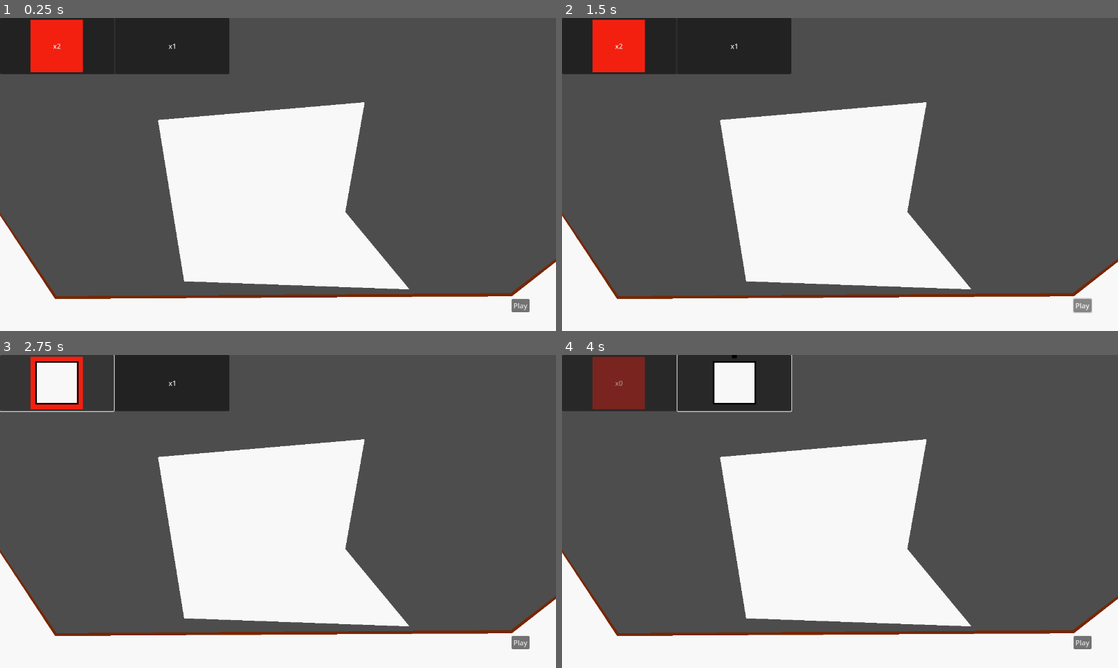
Above: before the commit, frames 1-4 (two rows, left to right).
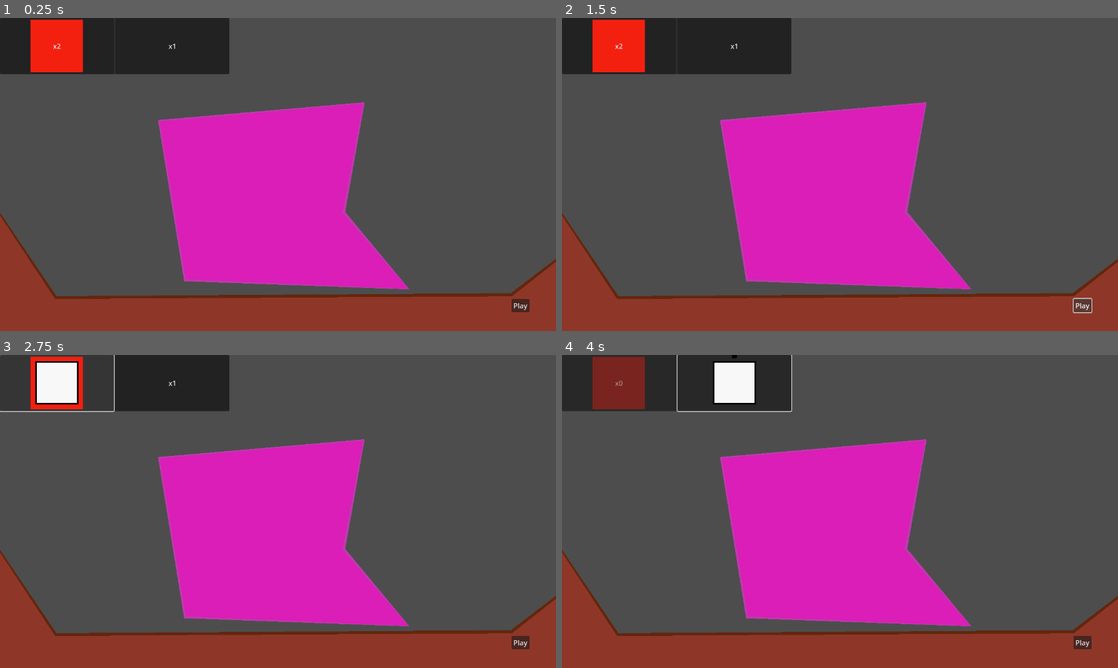
Above: after the commit, the same moments.

Repository: Xiul109/Basic_Principles_of_Autoreplicant_Engineering
Game: Godot game, scene res://main_scene.tscn
Two runs of this game, one before a commit and one after it. Both use one fixed random seed, a clock stepped at 60 frames per second and the inputs below.
Inputs:
- Up to frame 1 (0.25 s): no input
- Up to frame 2 (1.5 s): click "Play" at 0.5 s; click "Play" at 1.25 s
- Up to frame 3 (2.75 s): click "x2" at 2 s
- Up to frame 4 (4 s): click "x1" at 2.75 s; click "x1" at 3.5 s

The runs differ from the first frame. In frame 1, 32% of the frame differs, in the area x 0-100%, y 26-100%; in frame 2, 32%; in frame 3, 32%; in frame 4, 32%.

Commit message:
Visual improvements and for initializing levels

Diff:
--- a/UI/level_interface.gd
+++ b/UI/level_interface.gd
@@ -20,27 +20,36 @@
 		return
 	elif not replicant_editor.pieces_selector.are_all_pieces_placed():
 		return
-
+	# Setting copy
 	level.base_replicant.mode = Replicant.Mode.DEFAULT
 	var copy_reply = level.base_replicant.duplicate(4)
 	level.replicants_node.add_child(copy_reply)
 	level.active_replicants.append(copy_reply)
+	# Setting recovery copy
 	level.base_replicant.mode = Replicant.Mode.PLACED
 	level.base_replicant.hide()
 	level.base_replicant.set_physics_process(false)
 	recovery_position = level.base_replicant.position
 	level.base_replicant.position = Vector2.INF
-
-	level.timer.start()
+	# Hiding unuseful UI
 	$PlayButton.hide()
 	$StopButton.show()
+	level.building_area.hide()
+	# Starting timer
+	level.timer.start()
+
+
 
 
 func _on_stop_button_pressed():
+	# Stoping timer
 	level.timer.stop()
+	# Cleaning and recovering replicant
 	level.clean_replicants()
 	level.base_replicant.show()
 	level.base_replicant.set_physics_process(true)
 	level.base_replicant.position = recovery_position
+	# Showing again UI
 	$PlayButton.show()
 	$StopButton.hide()
+	level.building_area.show()
--- a/full_levels/level0.tscn
+++ b/full_levels/level0.tscn
@@ -26,4 +26,6 @@
 position = Vector2(635, 611)
 
 [editable path="building_area"]
+[editable path="building_area/PolygonView"]
 [editable path="static_obstacle"]
+[editable path="static_obstacle/PolygonView"]
--- a/game_elements/levels/elements/building_zone.tscn
+++ b/game_elements/levels/elements/building_zone.tscn
@@ -9,8 +9,11 @@
 
 [node name="PolygonView" parent="." node_paths=PackedStringArray("collision") instance=ExtResource("2_htkdy")]
 position = Vector2(0, -3)
-color = Color(0.300713, 0.108457, 0.448092, 1)
+color = Color(0.606046, 1.00112e-05, 0.416323, 1)
 collision = NodePath("../CollisionPolygon2D")
+
+[node name="InnerShape" parent="PolygonView" index="0"]
+color = Color(1, 0.190175, 0.896345, 0.635294)
 
 [node name="CollisionPolygon2D" type="CollisionPolygon2D" parent="."]
 
@@ -18,3 +21,5 @@
 [connection signal="area_exited" from="." to="." method="_on_area_exited"]
 [connection signal="body_entered" from="." to="." method="_on_body_entered"]
 [connection signal="body_exited" from="." to="." method="_on_body_exited"]
+
+[editable path="PolygonView"]
--- a/game_elements/levels/elements/static_obstacle.tscn
+++ b/game_elements/levels/elements/static_obstacle.tscn
@@ -7,6 +7,11 @@
 script = ExtResource("1_stb71")
 
 [node name="PolygonView" parent="." instance=ExtResource("2_32o3j")]
-color = Color(0.467077, 0.152368, 0.00432046, 1)
+color = Color(0.388744, 0.151039, 0.0511112, 1)
+
+[node name="InnerShape" parent="PolygonView" index="0"]
+color = Color(0.557155, 0.215791, 0.159925, 1)
 
 [node name="CollisionPolygon2D" type="CollisionPolygon2D" parent="."]
+
+[editable path="PolygonView"]
